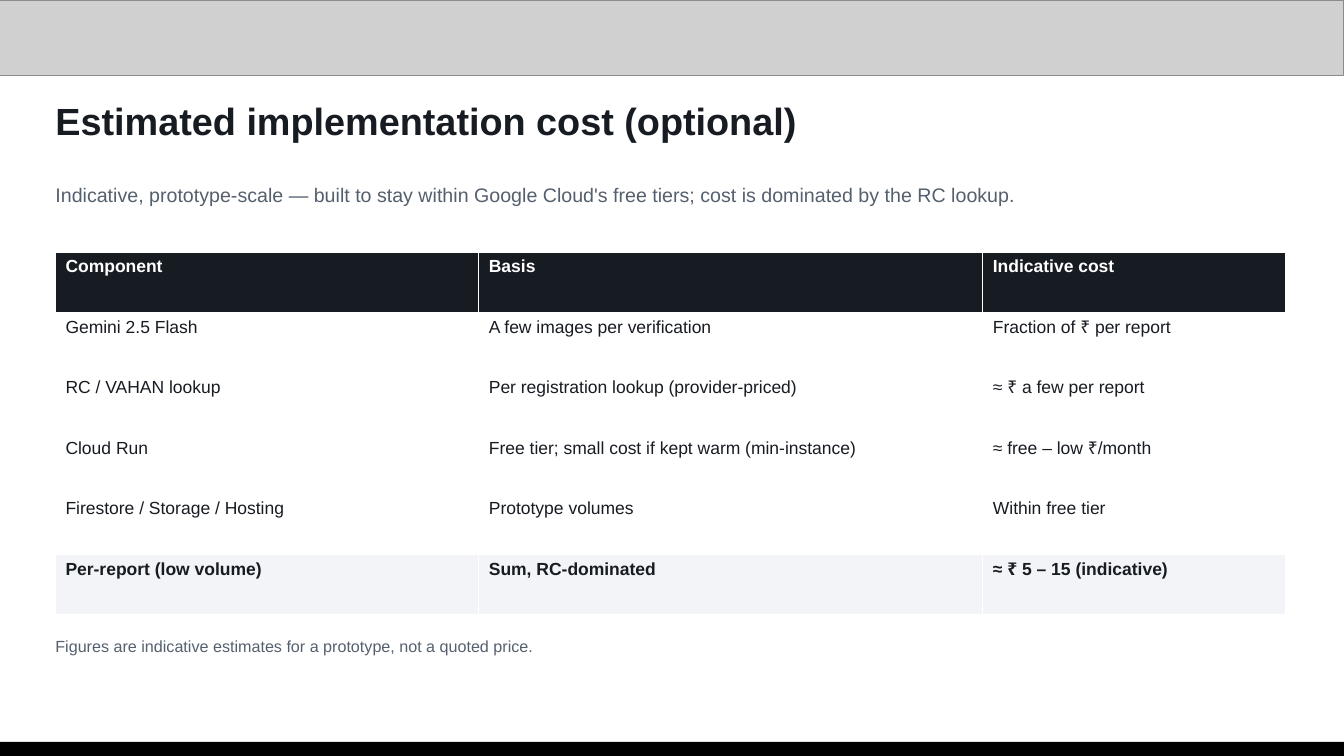
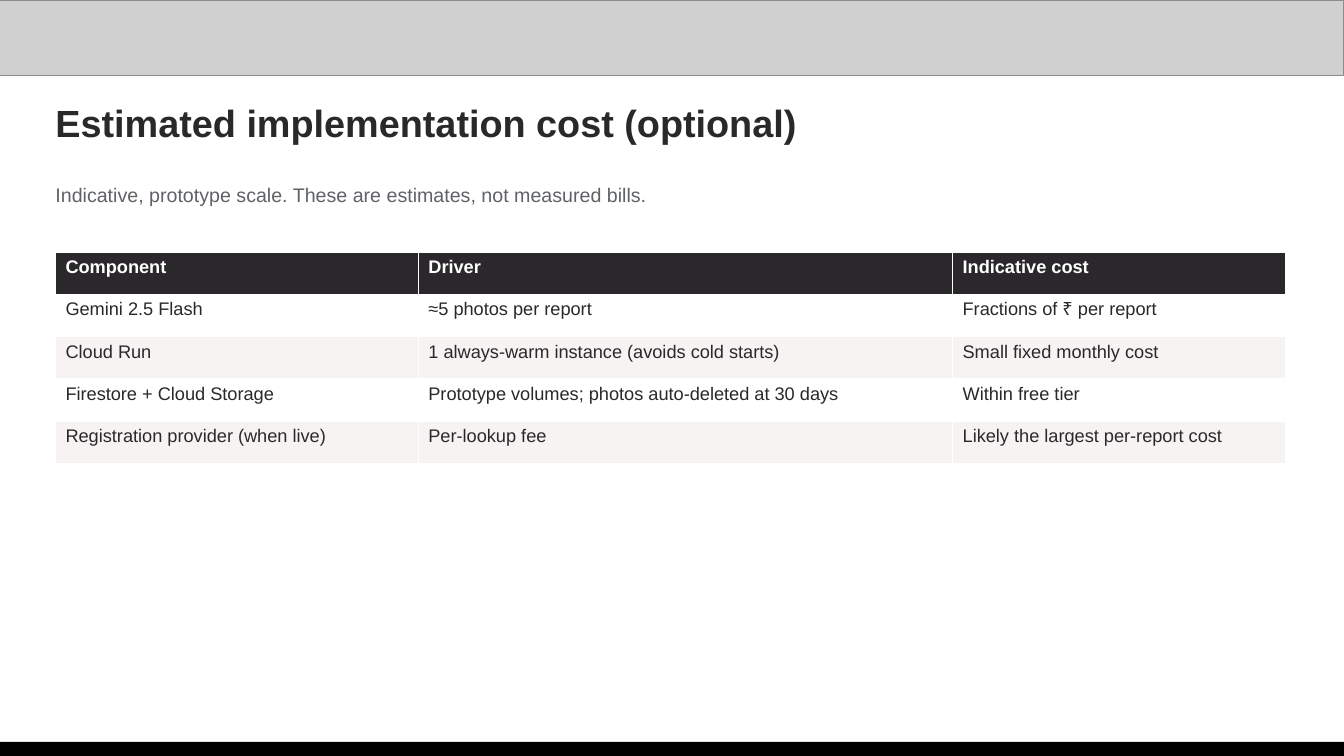
Before and after one commit to radhikaaudi/Veriqo, a slide deck: slide 9 of docs/Veriqo_AI_Builder_Cup_Deck.pptx. Drawn at 1344x756 pixels with LibreOffice and Linux fonts; fonts in the diff are those of the drawing; grey boxes stand for pictures. Boxes give left, top, right and bottom in pixels: in the first picture for what was removed or moved away, otherwise in the second. Text is boxed around its words. In the diff, an @@ line names an element or a change of style, - is before the commit and + after.

```diff
--- a/docs/Veriqo_AI_Builder_Cup_Deck.pptx
+++ b/docs/Veriqo_AI_Builder_Cup_Deck.pptx
@@ text "Estimated implementation cost (optional)" at (55, 109, 796, 144): text colour #171B22 to #2A282A; line spacing 1.05 to 1.08 @@
@@ text at (55, 188, 646, 206): text changed; text colour #55606E to #5F6266 @@
-Indicative, prototype-scale — built to stay within Google Cloud's free tiers; cost is dominated by the RC lookup.
+Indicative, prototype scale. These are estimates, not measured bills.
@@ table at (55, 252, 1286, 464) @@
-row 1: Component | Basis | Indicative cost
-row 2: Gemini 2.5 Flash | A few images per verification | Fraction of ₹ per report
-row 3: RC / VAHAN lookup | Per registration lookup (provider-priced) | ≈ ₹ a few per report
-row 4: Cloud Run | Free tier; small cost if kept warm (min-instance) | ≈ free – low ₹/month
-row 5: Firestore / Storage / Hosting | Prototype volumes | Within free tier
-row 6: Per-report (low volume) | Sum, RC-dominated | ≈ ₹ 5 – 15 (indicative)
+row 1: Component | Driver | Indicative cost
+row 2: Gemini 2.5 Flash | ≈5 photos per report | Fractions of ₹ per report
+row 3: Cloud Run | 1 always-warm instance (avoids cold starts) | Small fixed monthly cost
+row 4: Firestore + Cloud Storage | Prototype volumes; photos auto-deleted at 30 days | Within free tier
+row 5: Registration provider (when live) | Per-lookup fee | Likely the largest per-report cost
@@ text removed at (55, 640, 532, 655) @@
-Figures are indicative estimates for a prototype, not a quoted price.
```
Also in this commit, not shown: 8 other slides changed, 4 slides added, 4 slides removed, 19 other files.
